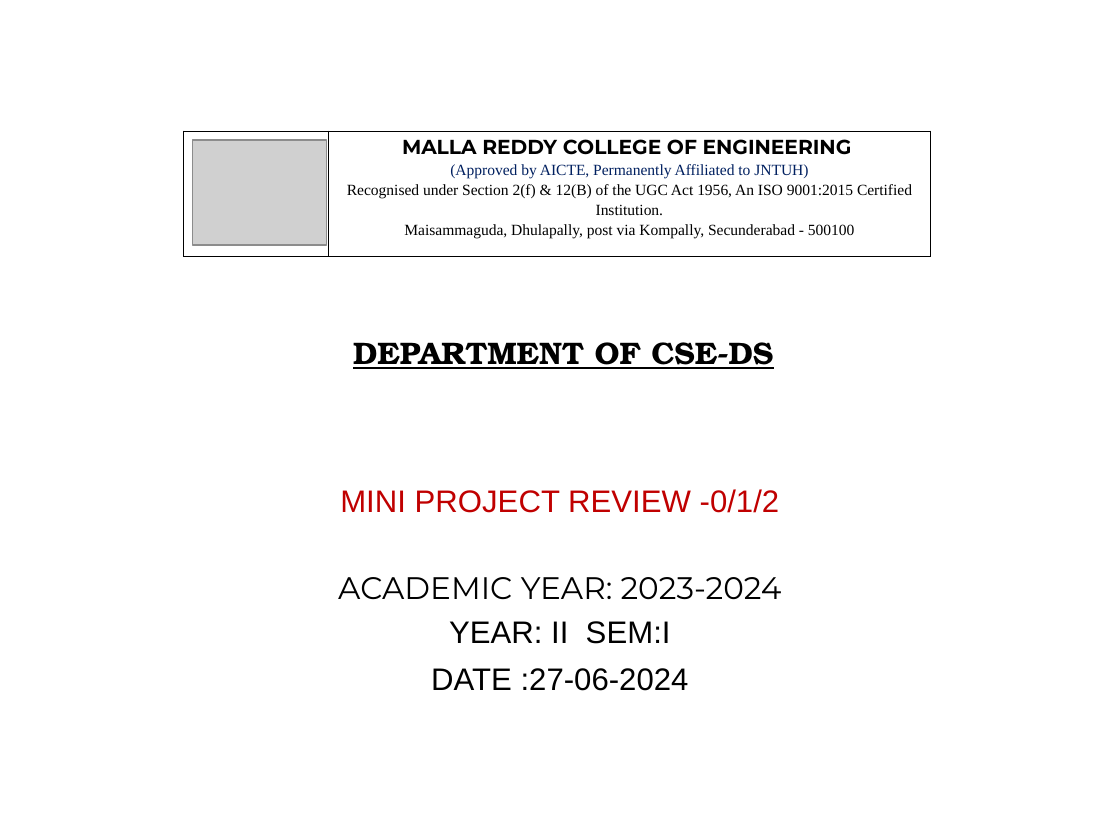
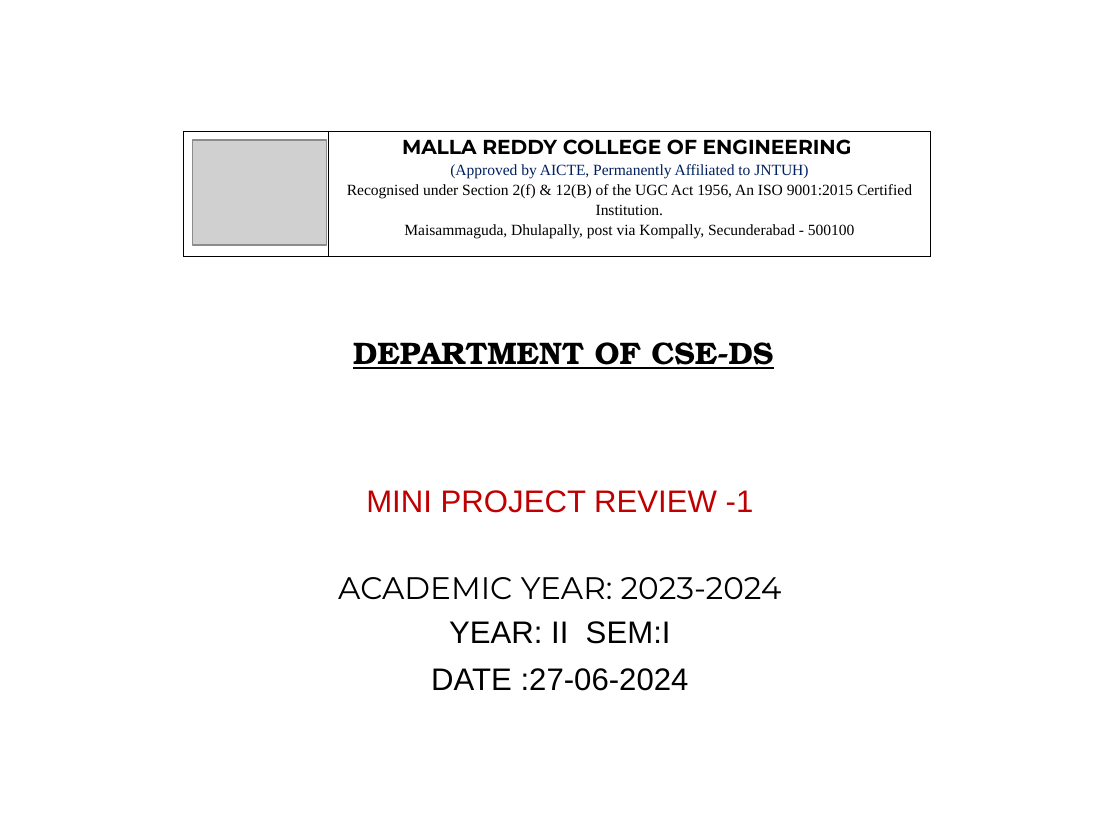
Before and after one commit to shivashankarenagandula/Cyber-threat-detection-based-on-artificial-neural-network-using-event-profiles, a slide deck: slide 1 of BATCH_14_RTR_CSD-A.pptx. Drawn at 1120x840 pixels with LibreOffice and Linux fonts; fonts in the diff are those of the drawing; grey boxes stand for pictures. Boxes give left, top, right and bottom in pixels: in the first picture for what was removed or moved away, otherwise in the second. Text is boxed around its words. In the diff, an @@ line names an element or a change of style, - is before the commit and + after.

```diff
--- a/BATCH_14_RTR_CSD-A.pptx
+++ b/BATCH_14_RTR_CSD-A.pptx
@@ subtitle at <box>366,490,754,513</box>: text changed @@
-MINI PROJECT REVIEW -0/1/2
+MINI PROJECT REVIEW -1
```
Also in this commit, not shown: 12 other slides changed, 3 slides added, 1 slide removed.
